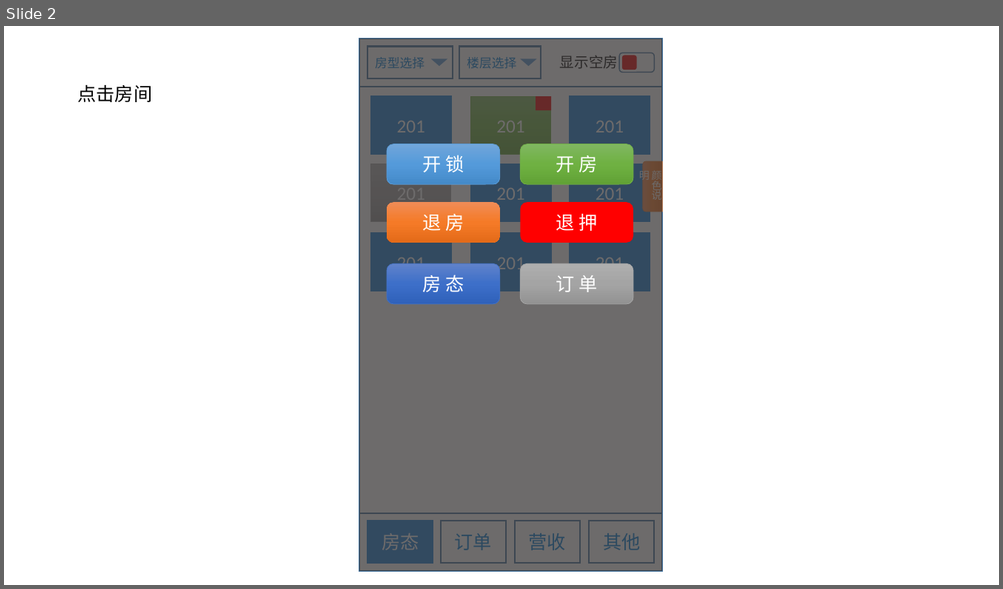
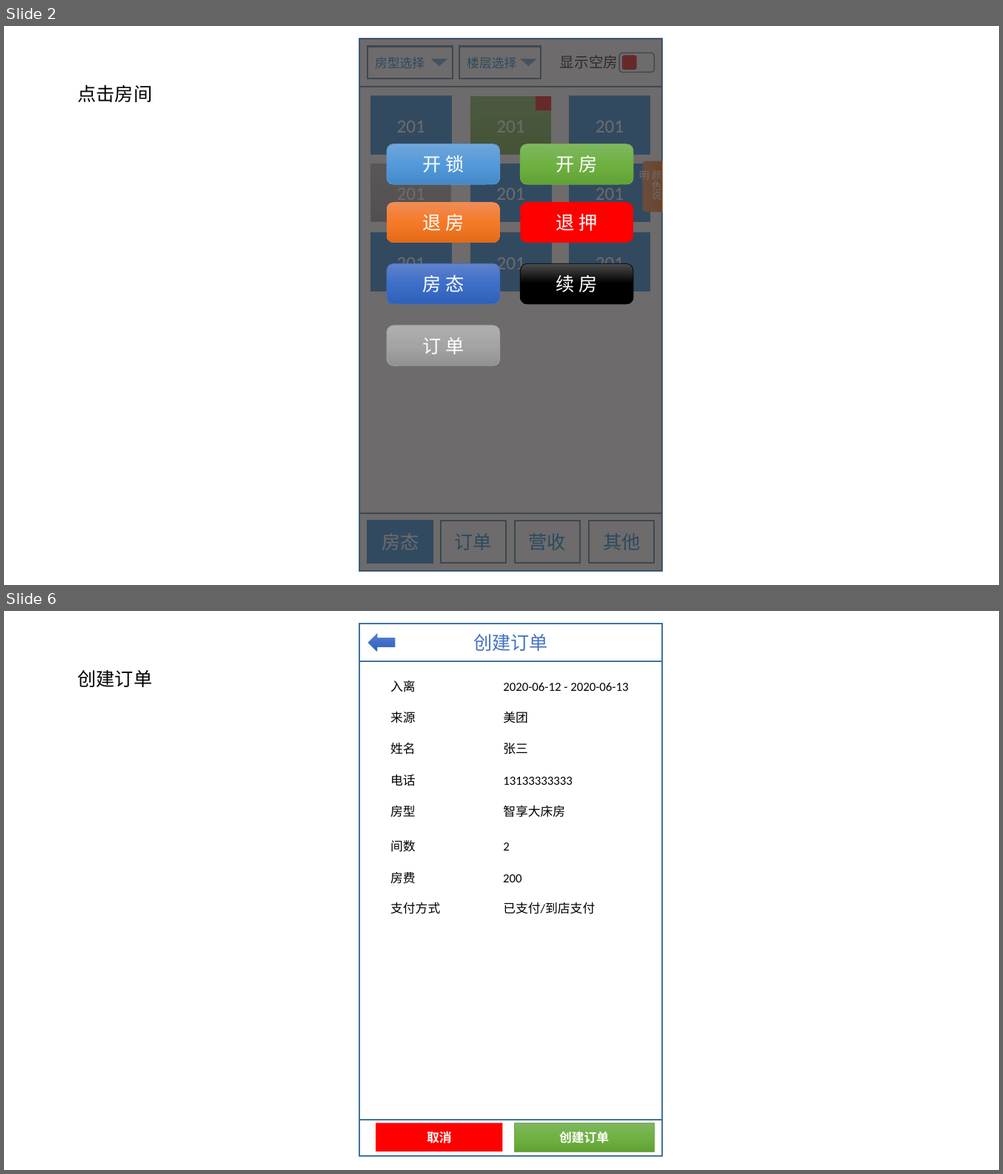
Before and after one commit to ISheenSomeOne/eLive, a slide deck: 后台文档/后台移动端界面.pptx. Shown one above the other, each under a label of ours: slide 2 before the commit, slides 2 and 6 after it; the slides between them are not shown. The pictures are 1003x589 and 1003x1174 pixels, drawn with LibreOffice and Linux fonts; fonts in the diff are those of the drawing. Boxes give left, top, right and bottom in pixels: in the first picture for what was removed or moved away, otherwise in the second. Text is boxed around its words. In the diff, an @@ line names an element or a change of style, - is before the commit and + after.

```diff
--- a/后台文档/后台移动端界面.pptx
+++ b/后台文档/后台移动端界面.pptx
@@ slide 6 added at [4,611,999,1170], background #FFFFFF @@
@@ rectangle added at [359,624,662,1156], outline #43739E 1.5 pt @@
@@ rectangle added at [359,624,662,662], outline #43739E 1.5 pt, 18 pt, text #4472C4 @@
+创建订单
@@ left arrow added at [368,634,394,651], fill gradient #6183CB to #3E70CA to #3062BB, outline #4472C4 0.5 pt @@
@@ text added at [77,669,152,687], 18 pt, text #000000 @@
+创建订单
@@ text added at [390,681,415,692], 12 pt, text #000000 @@
+入离
@@ text added at [503,682,628,691], 12 pt, text #000000 @@
+2020-06-12 - 2020-06-13
@@ text added at [390,712,415,723], 12 pt, text #000000 @@
+来源
@@ text added at [503,712,528,723], 12 pt, text #000000 @@
+美团
@@ text added at [390,743,415,755], 12 pt, text #000000 @@
+姓名
@@ text added at [503,743,528,755], 12 pt, text #000000 @@
+张三
@@ text added at [390,775,415,786], 12 pt, text #000000 @@
+电话
@@ text added at [503,777,572,785], 12 pt, text #000000 @@
+13133333333
@@ text added at [390,806,415,817], 12 pt, text #000000 @@
+房型
@@ text added at [503,806,565,817], 12 pt, text #000000 @@
+智享大床房
@@ text added at [390,840,415,852], 12 pt, text #000000 @@
+间数
@@ text added at [503,843,509,851], 12 pt, text #000000 @@
+2
@@ text added at [390,872,415,884], 12 pt, text #000000 @@
+房费
@@ text added at [503,874,521,883], 12 pt, text #000000 @@
+200
@@ text added at [390,903,440,914], 12 pt, text #000000 @@
+支付方式
@@ text added at [503,903,595,914], 12 pt, text #000000 @@
+已支付/到店支付
@@ rectangle added at [359,1120,662,1156], outline #43739E 1.5 pt @@
@@ rectangle added at [375,1124,503,1152], fill #FF0000, 12 pt, text #FFFFFF, bold @@
+取消
@@ rectangle added at [515,1124,654,1152], fill gradient #81B861 to #6FB242 to #62A336, outline #70AD47 0.5 pt, 12 pt, text #FFFFFF, bold @@
+创建订单
@@ slide 2 changed as well @@
@@ rounded rectangle added at [521,264,633,304], fill gradient #4B4B4B to #000000, outline #000000 0.5 pt, 18 pt, text #FFFFFF @@
+续 房
@@ rounded rectangle "订 单": place and size @@
-rounded rectangle "订 单" at [521,264,633,304]
+rounded rectangle "订 单" at [387,326,499,366]
```
Also in this commit, not shown: 2 other slides changed, 2 other slides added, 11 other files.
